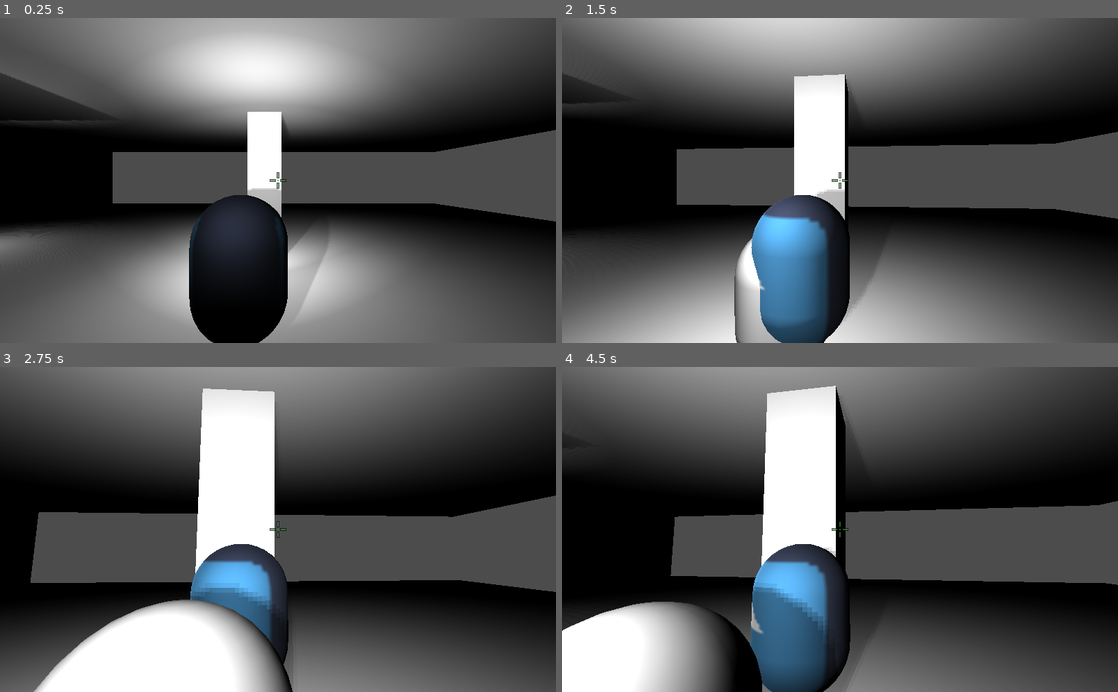
Above: before the commit, frames 1-4 (two rows, left to right).
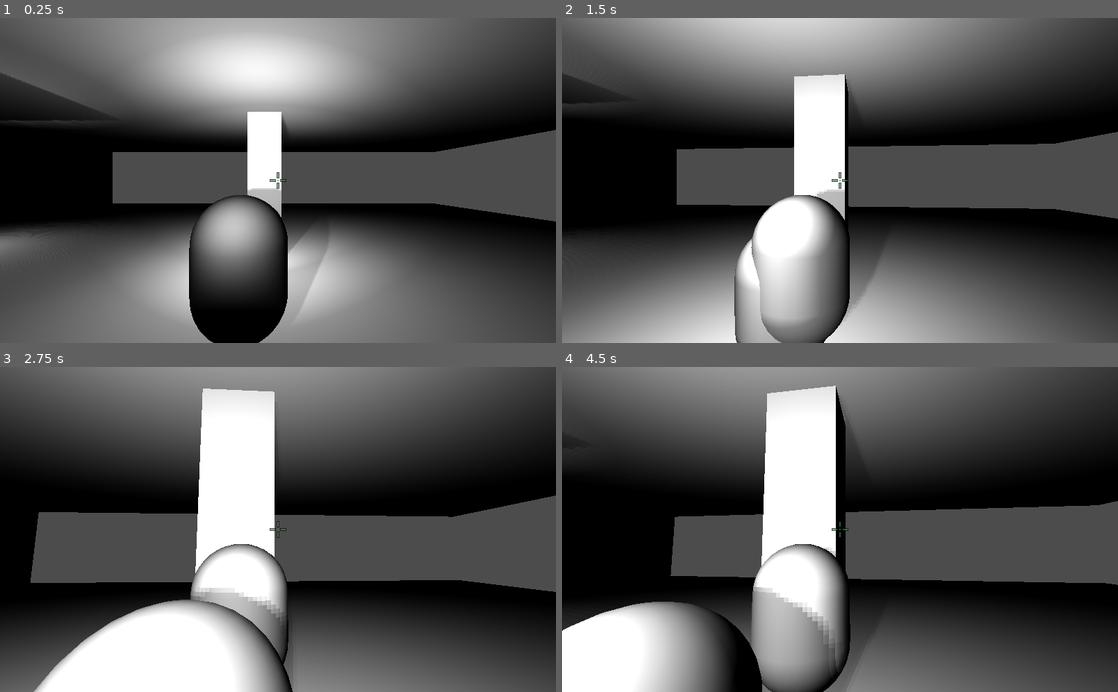
Above: after the commit, the same moments.

Repository: brennosouza/VS-Stealth
Game: Godot game, scene res://scenes/levels/test_level.tscn
Same seed, same stepped clock (60 frames per second), same inputs: the game is played once before the commit and once after it. The engine's default icon, where the game draws it, is replaced by a stand-in: a white triangle on a blue panel in a dark square.
Inputs (mouse positions are in pixels of both pictures, inside the frame that each line leads up to):
- Up to frame 1 (0.25 s): no input
- Up to frame 2 (1.5 s): tap Enter at 0.5 s; move the mouse to (867, 180) at 0.52 s; hold Ctrl (crouch) 0.53-1.28 s; hold Up (ui_up) from 0.53 s (still down); move the mouse to (812, 180) at 1.27 s; tap F (flashlight) at 1.35 s
- Up to frame 3 (2.75 s): keep holding Up (ui_up); move the mouse to (289, 523) at 2.02 s; click (289, 523) at 2.1 s
- Up to frame 4 (4.5 s): keep holding Up (ui_up); move the mouse to (834, 536) at 2.77 s; tap Shift (sprint) at 2.85 s; move the mouse to (878, 532) at 3.52 s; hold Ctrl (crouch) 3.53-4.28 s; move the mouse to (795, 526) at 4.27 s; tap F (flashlight) at 4.35 s

The runs differ from the first frame. In frame 1, 4.0% of the frame differs, in the area x 34-51%, y 54-86%; in frame 2, 6.3%; in frame 3, 3.4%; in frame 4, 6.5%, in the area x 33-51%, y 54-100%.

Commit message:
Remoção de textura teste do jogador

Diff:
--- /dev/null
+++ b/images/cross-crosshair.svg
@@ -0,0 +1,78 @@
+<?xml version="1.0" encoding="UTF-8" standalone="no"?>
+<svg
+   xmlns:dc="http://purl.org/dc/elements/1.1/"
+   xmlns:cc="http://creativecommons.org/ns#"
+   xmlns:rdf="http://www.w3.org/1999/02/22-rdf-syntax-ns#"
+   xmlns:svg="http://www.w3.org/2000/svg"
+   xmlns="http://www.w3.org/2000/svg"
+   xmlns:sodipodi="http://sodipodi.sourceforge.net/DTD/sodipodi-0.dtd"
+   xmlns:inkscape="http://www.inkscape.org/namespaces/inkscape"
+   sodipodi:docname="cross-crosshair.svg"
+   inkscape:version="1.0 (4035a4fb49, 2020-05-01)"
+   id="svg8"
+   version="1.1"
+   viewBox="0 0 210 297"
+   height="297mm"
+   width="210mm">
+  <defs
+     id="defs2" />
+  <sodipodi:namedview
+     inkscape:window-maximized="1"
+     inkscape:window-y="-8"
+     inkscape:window-x="-8"
+     inkscape:window-height="1017"
+     inkscape:window-width="1920"
+     showgrid="false"
+     inkscape:document-rotation="0"
+     inkscape:current-layer="layer1"
+     inkscape:document-units="mm"
+     inkscape:cy="587.99101"
+     inkscape:cx="253.43686"
+     inkscape:zoom="0.7"
+     inkscape:pageshadow="2"
+     inkscape:pageopacity="0.0"
+     borderopacity="1.0"
+     bordercolor="#666666"
+     pagecolor="#ffffff"
+     id="base" />
+  <metadata
+     id="metadata5">
+    <rdf:RDF>
+      <cc:Work
+         rdf:about="">
+        <dc:format>image/svg+xml</dc:format>
+        <dc:type
+           rdf:resource="http://purl.org/dc/dcmitype/StillImage" />
+        <dc:title></dc:title>
+      </cc:Work>
+    </rdf:RDF>
+  </metadata>
+  <g
+     id="layer1"
+     inkscape:groupmode="layer"
+     inkscape:label="Layer 1">
+    <rect
+       inkscape:export-ydpi="89.800003"
+       inkscape:export-xdpi="89.800003"
+       transform="rotate(90)"
+       style="fill:#00ff00;stroke:none;stroke-width:0.598719;stroke-linecap:round;stroke-miterlimit:4;stroke-dasharray:none"
+       id="rect833-6"
+       width="11.110265"
+       height="59.720238"
+       x="128.74094"
+       y="-130.0238"
+       rx="2.1187706"
+       ry="5.3522825" />
+    <rect
+       ry="5.3522825"
+       rx="2.1187706"
+       y="105.07738"
+       x="94.986519"
+       height="59.720238"
+       width="11.110266"
+       id="rect833-6-3"
+       style="fill:#00ff00;stroke:none;stroke-width:0.59872;stroke-linecap:round;stroke-miterlimit:4;stroke-dasharray:none"
+       inkscape:export-xdpi="89.800003"
+       inkscape:export-ydpi="89.800003" />
+  </g>
+</svg>
--- a/scenes/UI/Player/HUD.tscn
+++ b/scenes/UI/Player/HUD.tscn
@@ -1,7 +1,8 @@
-[gd_scene load_steps=3 format=2]
+[gd_scene load_steps=4 format=2]
 
 [ext_resource path="res://images/circle.png" type="Texture" id=1]
 [ext_resource path="res://images/NicePng_green-crosshair.png" type="Texture" id=2]
+[ext_resource path="res://images/cross.png" type="Texture" id=3]
 
 [node name="HUD" type="Control"]
 anchor_right = 1.0
@@ -44,3 +45,17 @@
 __meta__ = {
 "_edit_use_anchors_": false
 }
+
+[node name="CrosshairCross2" type="TextureRect" parent="."]
+visible = false
+anchor_left = 0.5
+anchor_top = 0.5
+anchor_right = 0.5
+anchor_bottom = 0.5
+margin_left = -10.5
+margin_top = -11.0
+margin_right = 10.5
+margin_bottom = 11.0
+texture = ExtResource( 3 )
+expand = true
+stretch_mode = 5
--- a/scenes/characters/Player.tscn
+++ b/scenes/characters/Player.tscn
@@ -1,16 +1,12 @@
-[gd_scene load_steps=13 format=2]
+[gd_scene load_steps=11 format=2]
 
 [ext_resource path="res://scenes/characters/Player.gd" type="Script" id=1]
 [ext_resource path="res://audio/footstep.wav" type="AudioStream" id=2]
 [ext_resource path="res://scenes/UI/Player/HUD.tscn" type="PackedScene" id=3]
-[ext_resource path="res://icon.png" type="Texture" id=4]
 [ext_resource path="res://audio/colt.wav" type="AudioStream" id=5]
 [ext_resource path="res://scenes/characters/Camroot.gd" type="Script" id=6]
 
 [sub_resource type="CapsuleMesh" id=1]
-
-[sub_resource type="SpatialMaterial" id=2]
-albedo_texture = ExtResource( 4 )
 
 [sub_resource type="CapsuleShape" id=3]
 
@@ -55,7 +51,7 @@
 [node name="MeshInstance" type="MeshInstance" parent="."]
 transform = Transform( 1, 0, 0, 0, -4.37114e-08, 1, 0, -1, -4.37114e-08, 0, 0, 0 )
 mesh = SubResource( 1 )
-material/0 = SubResource( 2 )
+material/0 = null
 
 [node name="CollisionShape" type="CollisionShape" parent="."]
 transform = Transform( 1, 0, 0, 0, -4.37114e-08, -1, 0, 1, -4.37114e-08, 0, 0, 0 )
Not shown, added: images/cross-crosshair.svg.import
Binary file added: images/cross.png
Not shown, added: images/cross.png.import
